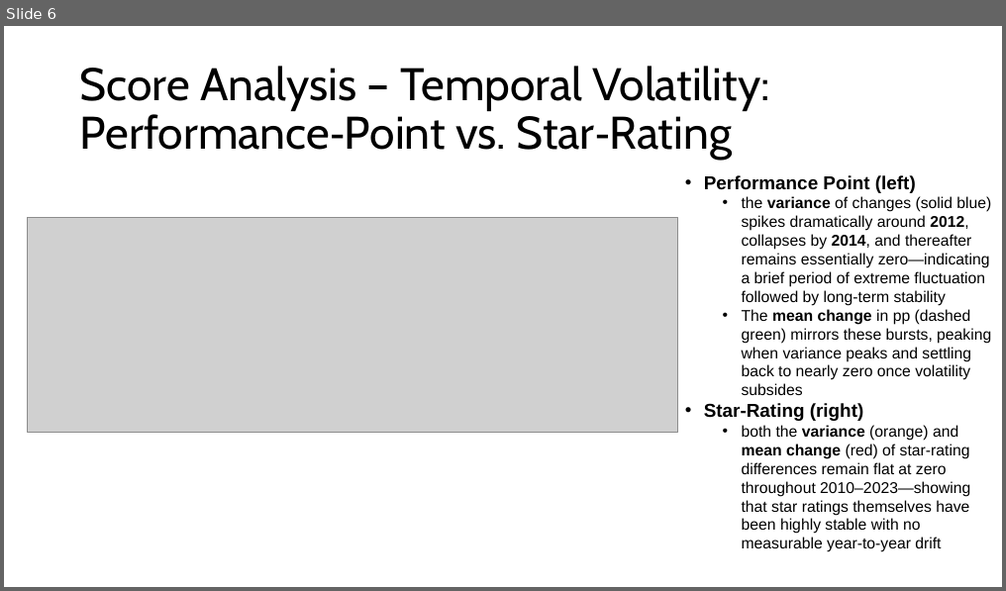
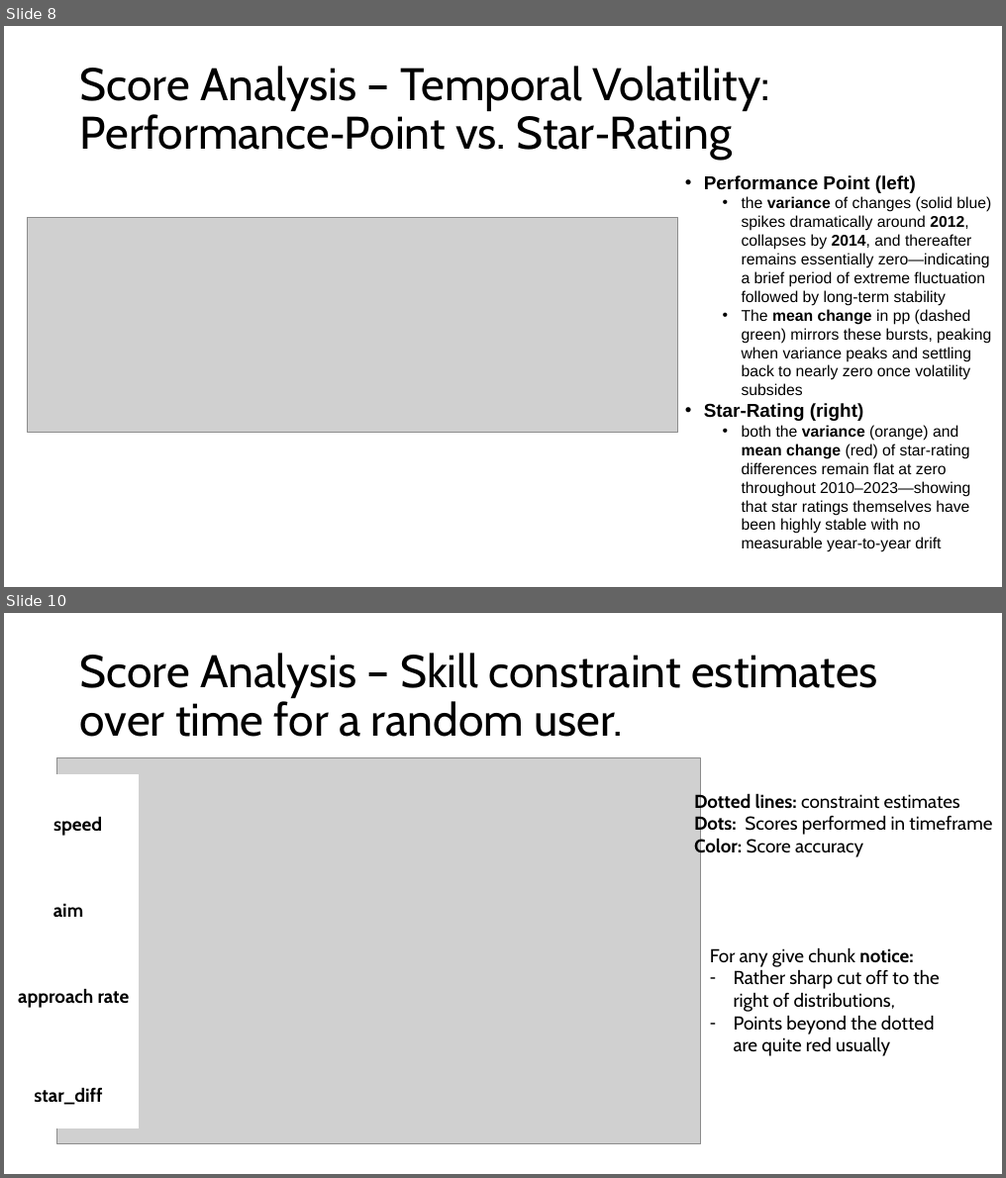
Before and after one commit to mattik01/Osu-RecSys-Study, a slide deck: documentation/Data Analysis.pptx. Shown one above the other, each under a label of ours: slide 6 before the commit, slides 8 and 10 after it; the slides between them are not shown. The pictures are 1006x591 and 1006x1178 pixels, drawn with LibreOffice and Linux fonts; fonts in the diff are those of the drawing; grey boxes stand for pictures. Boxes give left, top, right and bottom in pixels: in the first picture for what was removed or moved away, otherwise in the second. Text is boxed around its words. In the diff, an @@ line names an element or a change of style, - is before the commit and + after.

```diff
--- a/documentation/Data Analysis.pptx
+++ b/documentation/Data Analysis.pptx
@@ slide 10 added at <box>4,613,1002,1174</box>, background #FFFFFF @@
@@ title added at <box>80,653,878,737</box>, 44 pt, text #000000 @@
+Score Analysis – Skill constraint estimates over time for a random user.
@@ picture added at <box>56,759,700,1145</box> @@
@@ rectangle added at <box>18,775,138,1128</box>, fill #FFFFFF, outline #FFFFFF 1.5 pt @@
@@ rectangle added at <box>9,808,138,840</box>, fill #FFFFFF, outline #FFFFFF 1.5 pt, 18 pt, text #000000, bold @@
+Sspeed
@@ text added at <box>694,792,992,858</box>, 18 pt, text #000000 @@
+Dotted lines: constraint estimates
+Dots: Scores performed in timeframe
+Color: Score accuracy
@@ rectangle added at <box>4,894,133,926</box>, fill #FFFFFF, outline #FFFFFF 1.5 pt, 18 pt, text #000000, bold @@
+aim
@@ text added at <box>710,948,939,1057</box>, 18 pt, text #000000 @@
+For any give chunk notice:
+– Rather sharp cut off to the right of distributions,
+– Points beyond the dotted are quite red usually
@@ text added at <box>18,988,130,1008</box>, 18 pt, text #000000, bold @@
+approach rate
@@ rectangle added at <box>4,1079,133,1112</box>, fill #FFFFFF, outline #FFFFFF 1.5 pt, 18 pt, text #000000, bold @@
+star_diff
@@ what was slide 6 is now slide 8 @@
```
Also in this commit, not shown: 3 slides changed, 4 other slides added, 1 slide removed, 42 other files.
